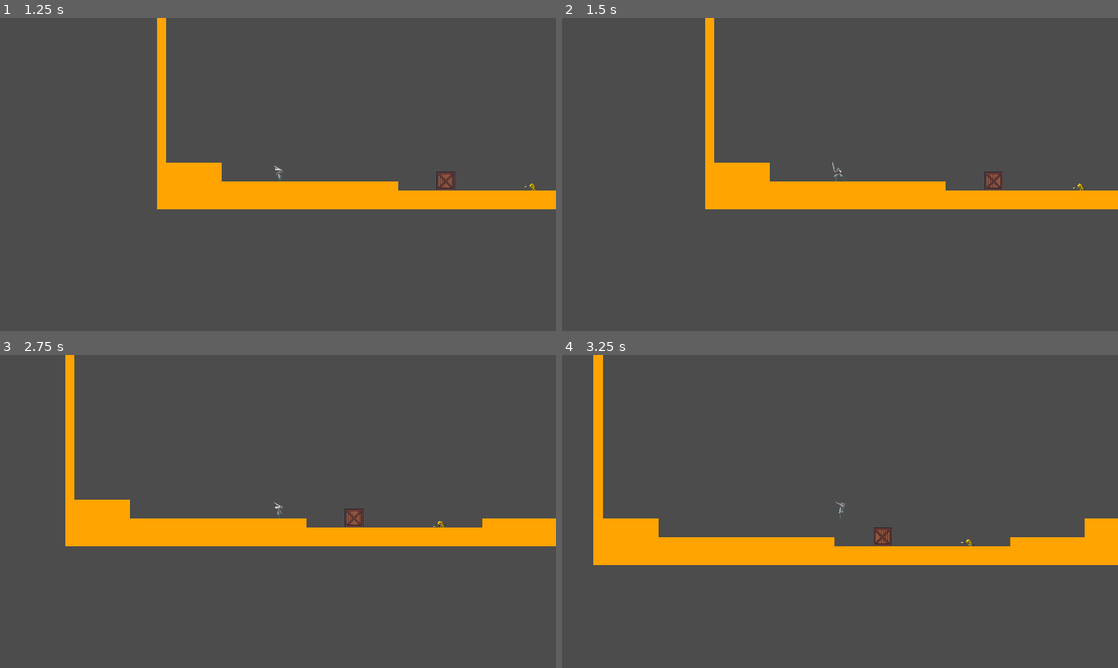
Above: before the commit, frames 1-4 (two rows, left to right).
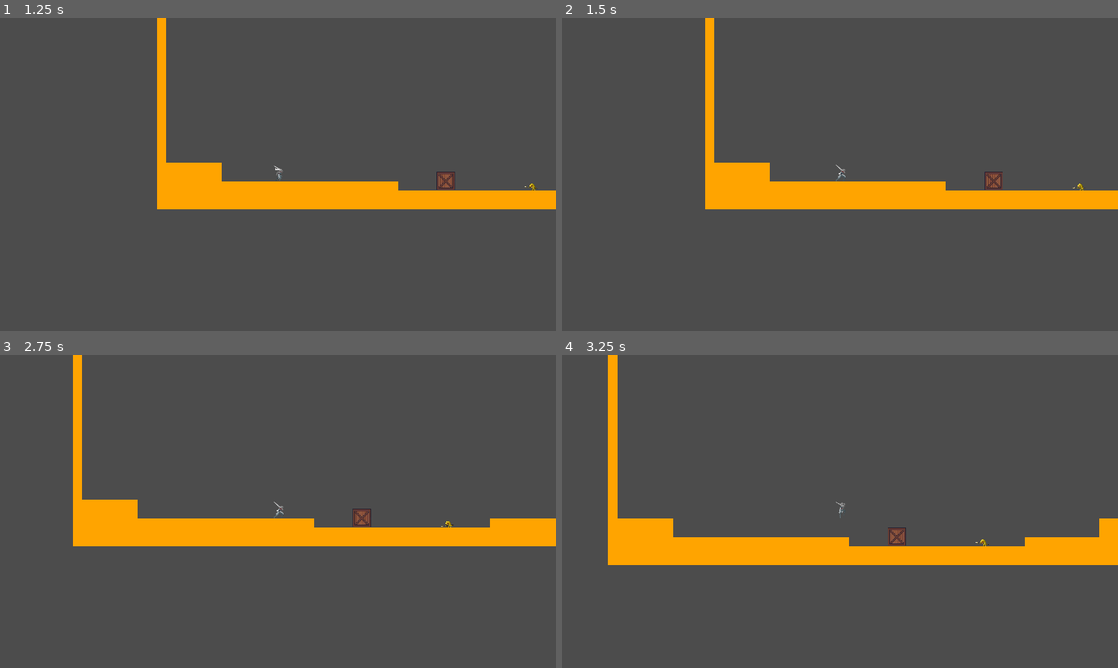
Above: after the commit, the same moments.

Repository: theodoregi/GJ-Follow-me
Game: Godot game, scene res://personnage/level_test.tscn
Two runs of this game, one before a commit and one after it. Both use one fixed random seed, a clock stepped at 60 frames per second and the inputs below. The project has no main scene, so this scene is started directly.
Inputs (mouse positions are in pixels of both pictures, inside the frame that each line leads up to):
- Up to frame 1 (1.25 s): move the mouse to (400, 158) at 0.52 s; tap E (attack) at 0.6 s; click (400, 158) at 0.67 s; tap Space (jump) at 0.77 s
- Up to frame 2 (1.5 s): move the mouse to (728, 190) at 1.27 s; tap E (attack) at 1.35 s; click (728, 190) at 1.42 s
- Up to frame 3 (2.75 s): tap Space (jump) at 1.52 s; move the mouse to (333, 442) at 2.02 s; tap E (attack) at 2.1 s; click (333, 442) at 2.17 s
- Up to frame 4 (3.25 s): move the mouse to (812, 574) at 2.77 s; tap E (attack) at 2.85 s; click (812, 574) at 2.92 s; tap Space (jump) at 3.02 s

Frame 1 is identical in both runs. In frame 2, less than 0.1% of the frame differs, in the area x 48-51%, y 46-53%; in frame 3, 1.9%; in frame 4, 3.0%, in the area x 5-97%, y 0-68%.

Commit message:
ajout des hitbox d'attaque

Diff:
--- a/FOLLOW ME/personnage/Enemy.gd
+++ b/FOLLOW ME/personnage/Enemy.gd
@@ -5,12 +5,14 @@
 onready var _animated_sprite_idle = $Idle_enemy
 onready var _animated_sprite_death = $Death_enemy
 onready var _animated_sprite_attack = $Attack_enemy
+onready var _sound_=$AnimationPlayer
 const GRAVITY = 3000.0
 var velocity = Vector2.ZERO
 const UP = Vector2(0, -1)
-enum {MOVE, ATTACK,DEATH,KILL}
+enum {MOVE, ATTACK,DEATH}
 
 var state=MOVE
+var death_value=0
 
 # Called when the node enters the scene tree for the first time.
 func _ready():
@@ -18,14 +20,16 @@
 
 func _physics_process(delta):
 	velocity.y += delta * GRAVITY
-	if state==DEATH:
+	if state==DEATH or death_value==1:
+		death_value=1
 		death_enemy()
+		state=DEATH
 	elif state==MOVE:
 		idle_enemy()
 	elif state==ATTACK:
 		attack_enemy()
-	elif state==KILL:
-		enemy_kill()
+	print(state==DEATH)
+	check_area()
 	velocity=move_and_slide(velocity,UP)
 
 func idle_enemy():
@@ -33,13 +37,15 @@
 	_animated_sprite_death.hide()
 	_animated_sprite_attack.hide()
 	_animated_sprite_idle.play()
+	_sound_.play("idle_enemy_sound")
 
 func death_enemy():
 	_animated_sprite_idle.hide()
 	_animated_sprite_death.show()
 	_animated_sprite_death.play()
 	_animated_sprite_attack.hide()
-	if _animated_sprite_death.frame==5:
+	_sound_.play("death_enemy_sound")
+	if _animated_sprite_death.frame==2:
 		queue_free()
 
 func attack_enemy():
@@ -47,19 +53,29 @@
 	_animated_sprite_death.hide()
 	_animated_sprite_attack.show()
 	_animated_sprite_attack.play()
-	if _animated_sprite_attack.frame==4:
-		state=KILL
+	_sound_.play("attack_enemy_sound")
+	if _animated_sprite_attack.frame==5:
+		_animated_sprite_attack.stop()
+		_sound_.stop()
+		_sound_.play("idle_enemy_sound")
 
-func enemy_kill():
-	_animated_sprite_attack.frame=0
-	_animated_sprite_attack.stop()
+
 
 func _death_enemy_area_entered(_area):
 	state=DEATH
 
 func _attack_enemy_area_entered(_area):
-	state=ATTACK
+	if !state==DEATH:
+		state=ATTACK
 
-
-
-	#pass
+func check_area():
+	if state==DEATH:
+		$attack_enemy.set_monitoring(false)
+		$attack_enemy.set_monitorable(false)
+		$death_enemy.set_monitoring(false)
+		$death_enemy.set_monitorable(false)
+	else :
+		$attack_enemy.set_monitoring(true)
+		$attack_enemy.set_monitorable(true)
+		$death_enemy.set_monitoring(true)
+		$death_enemy.set_monitorable(true)
--- a/FOLLOW ME/personnage/Enemy.tscn
+++ b/FOLLOW ME/personnage/Enemy.tscn
@@ -15,10 +15,67 @@
 [ext_resource path="res://texture/enemy_sprites/Death1 (2).png" type="Texture" id=13]
 [ext_resource path="res://texture/enemy_sprites/Attack5 (2).png" type="Texture" id=14]
 [ext_resource path="res://personnage/Enemy.gd" type="Script" id=15]
+[ext_resource path="res://soundeffect/idle_enemy.mp3" type="AudioStream" id=16]
+[ext_resource path="res://soundeffect/mort_ennemi.mp3" type="AudioStream" id=17]
+[ext_resource path="res://soundeffect/SWSH_Whoosh 2 (ID 0573)_LS.mp3" type="AudioStream" id=18]
+
+[sub_resource type="Animation" id=14]
+resource_name = "attack_enemy_sound"
+length = 0.5
+tracks/0/type = "audio"
+tracks/0/path = NodePath("Idle_enemy/AudioStreamPlayer2D")
+tracks/0/interp = 1
+tracks/0/loop_wrap = true
+tracks/0/imported = false
+tracks/0/enabled = true
+tracks/0/keys = {
+"clips": [ {
+"end_offset": 11.74,
+"start_offset": 0.09,
+"stream": ExtResource( 18 )
+} ],
+"times": PoolRealArray( 0 )
+}
+
+[sub_resource type="Animation" id=12]
+resource_name = "death_enemy_sound"
+length = 1.7
+tracks/0/type = "audio"
+tracks/0/path = NodePath("Idle_enemy/AudioStreamPlayer2D")
+tracks/0/interp = 1
+tracks/0/loop_wrap = true
+tracks/0/imported = false
+tracks/0/enabled = true
+tracks/0/keys = {
+"clips": [ {
+"end_offset": 0.0,
+"start_offset": 0.4,
+"stream": ExtResource( 17 )
+} ],
+"times": PoolRealArray( 0 )
+}
+
+[sub_resource type="Animation" id=13]
+resource_name = "idle_enemy_sound"
+length = 6.5
+tracks/0/type = "audio"
+tracks/0/path = NodePath("Idle_enemy/AudioStreamPlayer2D")
+tracks/0/interp = 1
+tracks/0/loop_wrap = true
+tracks/0/imported = false
+tracks/0/enabled = true
+tracks/0/keys = {
+"clips": [ {
+"end_offset": 0.0,
+"start_offset": 0.0,
+"stream": ExtResource( 16 )
+} ],
+"times": PoolRealArray( 0 )
+}
 
 [sub_resource type="SpriteFrames" id=7]
 animations = [ {
-"frames": [ ExtResource( 1 ), ExtResource( 5 ), ExtResource( 10 ), ExtResource( 12 ), ExtResource( 14 ) ],
+"frames": [ ExtResource( 1 ), ExtResource( 5 ), ExtResource( 10 ), ExtResource( 12 ), ExtResource( 14 ), ExtResource( 1 ) ],
 "loop": true,
 "name": "default",
 "speed": 10.0
@@ -44,13 +101,21 @@
 extents = Vector2( 12.3125, 11.4375 )
 
 [sub_resource type="RectangleShape2D" id=10]
-extents = Vector2( 7.75, 19.375 )
+extents = Vector2( 1.75, 19.375 )
 
 [sub_resource type="RectangleShape2D" id=11]
 extents = Vector2( 13, 13.5625 )
 
 [node name="KinematicBody2D" type="KinematicBody2D"]
 script = ExtResource( 15 )
+
+[node name="Timer2" type="Timer" parent="."]
+one_shot = true
+
+[node name="AnimationPlayer" type="AnimationPlayer" parent="."]
+anims/attack_enemy_sound = SubResource( 14 )
+anims/death_enemy_sound = SubResource( 12 )
+anims/idle_enemy_sound = SubResource( 13 )
 
 [node name="Attack_enemy" type="AnimatedSprite" parent="."]
 position = Vector2( 7.62939e-06, 0 )
@@ -65,6 +130,9 @@
 scale = Vector2( 0.5, 0.5 )
 frames = SubResource( 9 )
 
+[node name="AudioStreamPlayer2D" type="AudioStreamPlayer2D" parent="Idle_enemy"]
+stream = ExtResource( 18 )
+
 [node name="Collision" type="CollisionShape2D" parent="."]
 position = Vector2( 9, 2 )
 shape = SubResource( 4 )
@@ -76,7 +144,7 @@
 [node name="attack_shape_enemy" type="CollisionShape2D" parent="attack_enemy"]
 modulate = Color( 0, 1, 0, 1 )
 light_mask = 0
-position = Vector2( -12.25, -5 )
+position = Vector2( -6.25, -5 )
 shape = SubResource( 10 )
 
 [node name="death_enemy" type="Area2D" parent="."]
--- a/FOLLOW ME/personnage/level_test.tscn
+++ b/FOLLOW ME/personnage/level_test.tscn
@@ -43,7 +43,7 @@
 
 [node name="Enemy" parent="." instance=ExtResource( 3 )]
 position = Vector2( 1288, 889 )
-collision_layer = 4
+collision_layer = 8
 collision_mask = 6
 
 [node name="TileMap" type="TileMap" parent="."]
--- a/FOLLOW ME/personnage/personnage.gd
+++ b/FOLLOW ME/personnage/personnage.gd
@@ -29,6 +29,7 @@
 func _physics_process(delta):
 	velocity.y += delta * GRAVITY
 	velocity.x =WALK_SPEED
+	check_attack_area()
 	if state==DEATH:
 		velocity.x=0
 		death_character()
@@ -48,6 +49,7 @@
 		state=MOVE
 		move_character()
 	velocity=move_and_slide(velocity,UP)
+	print(state==ATTACK)
 	sound_effect(state)
 
 func sound_effect(state1):
@@ -87,7 +89,8 @@
 	_animated_sprite_idle.hide()
 
 func _death_area_entered(_area):
-	state=DEATH
+	if !state==ATTACK:
+		state=DEATH
 
 func death_character():
 	_animated_sprite_run.hide()
@@ -111,8 +114,16 @@
 	state=ATTACK
 	if !_timer.get_time_left()>0:
 		_animated_sprite_attack.frame = 0
-		_timer.start(0.5)
+		_timer.start(1)
 
+
+func check_attack_area():
+	if state==ATTACK:
+		$attack.set_monitoring(true)
+		$attack.set_monitorable(true)
+	else:
+		$attack.set_monitoring(false)
+		$attack.set_monitorable(false)
 
 func place_object(node):
 	node.global_position = get_global_mouse_position()
--- a/FOLLOW ME/personnage/personnage.tscn
+++ b/FOLLOW ME/personnage/personnage.tscn
@@ -11,6 +11,7 @@
 [ext_resource path="res://soundeffect/Respiration homme essouffle (ID 1103)_LS.mp3" type="AudioStream" id=9]
 [ext_resource path="res://soundeffect/Enregistrement.mp3" type="AudioStream" id=10]
 [ext_resource path="res://soundeffect/mort.mp3" type="AudioStream" id=11]
+[ext_resource path="res://soundeffect/SWSH_Whoosh 2 (ID 0573)_LS.mp3" type="AudioStream" id=12]
 
 [sub_resource type="Animation" id=54]
 length = 0.001
@@ -441,7 +442,7 @@
 frame = 3
 
 [node name="Attackaudio" type="AudioStreamPlayer2D" parent="Attack"]
-stream = ExtResource( 11 )
+stream = ExtResource( 12 )
 area_mask = 0
 
 [node name="Death" type="AnimatedSprite" parent="."]
Not shown: 1 places in FOLLOW ME/personnage/Enemy.tscn that only renumber resources
Not shown: 1 places in FOLLOW ME/personnage/personnage.tscn that only renumber resources
